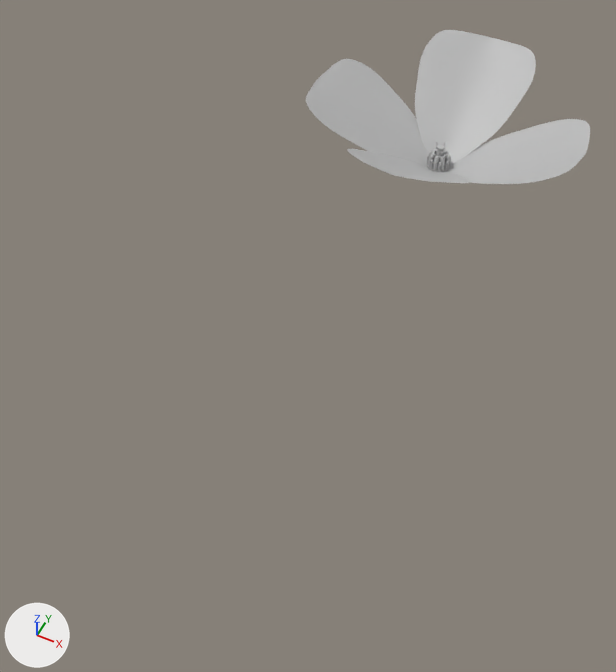
The FBX model Assets/_Project/Environment/Foliage/CaliforniaPoppy_Mesh/CaliforniaPoppy.fbx, before and after one commit.
Before and after are seen from a camera (50 mm lens) standing at (4.38, -7.98, 12.81) and looking at (-0.48, 1.75, 0.66). Every picture has the same lights, and +X, +Y and +Z are marked at lower left. Where no turn or scale is listed for an object, it has been applied to the vertices.

Objects in the first picture: 'CalfiorniaPoppy'.
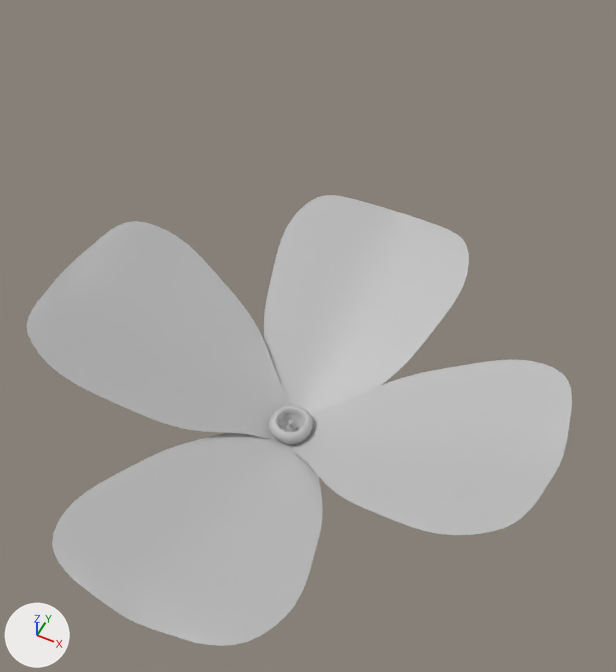
Edits to the bpy script that builds the scene:
```text
Change me_mesh:
    used by ob_calfiorniapoppy; location = (-0.03, 7.43, 1.86)
    remove me_mesh.from_pydata(...)  # 3136 vertices, 3384 faces; spans x -3.05..3.05, y -2.88..2.88, z -0.94..0.85
    add me_mesh.from_pydata(...)  # 1792 vertices, 1660 faces; spans x -4.57..4.58, y -4.79..4.79, z -0.15..2.1
    me_mesh part 1: the loose piece of 253 vertices spanning x -1.28..1.23, y -2.88..-0.16, z -0.93..0.84 is multiplied about its middle by the matrix ((-1.5, 0.0, 0.0), (0.0, -1.458, 0.351), (0.0, 0.351, 1.458)), then moved by (0.0, 4.03, 0.75)
    me_mesh part 2: the loose piece of 253 vertices spanning x -3.05..-0.16, y -1.27..1.23, z -0.94..0.53 is scaled about its middle by 1.5, then moved by (-0.8, 0.05, 1.2)
    me_mesh part 3: the loose piece of 253 vertices spanning x -1.28..1.23, y -2.88..-0.16, z -0.93..0.84 is copied, and the copy is turned 13.5 degrees about the x axis through its middle and scaled by 1.5, then moved by (0.04, -0.99, 0.76); it spans x -1.86..1.9, y -4.79..-0.24, z -0.11..1.59
    me_mesh part 4: the loose piece of 253 vertices spanning x 0.16..3.05, y -1.25..1.19, z -0.94..0.53 is scaled about its middle by 1.5, then moved by (0.81, 0.05, 1.2)
    me_mesh part 5: a new loose piece of 402 vertices spanning x -0.1..0.1, y -0.09..0.11, z -0.06..0.15, in mat_lambert1 (grey #bcbcbc)
    me_mesh part 6: a new loose piece of 378 vertices spanning x -0.4..0.39, y -0.39..0.41, z -0.15..0.2, in mat_lambert1 (grey #bcbcbc)
    me_mesh part 7: 22 loose pieces with 2124 vertices, spanning x -0.27..0.25, y -0.25..0.25, z -0.89..-0.3, are deleted
    me_mesh part 8
    253 vertices are removed from x -1.33..1.3, y 0.16..2.88, z -0.92..0.85
    216 faces are deleted
Change ob_calfiorniapoppy:
    ob_calfiorniapoppy.location: (-0.03, 7.43, 1.86) -> (0.0, 0.09, 0.07)
```

What differs and where, as boxes [x1, y1, x2, y2] in the pictures (616 x 672 px; the box of a moved part takes in the faces that stretch with it):
'CalfiorniaPoppy', reshaped, moved (92% wider, 192% taller): before [306, 30, 590, 184]; after [27, 195, 572, 646]
part 1 of me_mesh, moved or reshaped: before [347, 149, 469, 183]; after [264, 195, 469, 418]
part 2 of me_mesh, moved or reshaped: before [306, 59, 429, 168]; after [27, 221, 292, 439]
part 3 of me_mesh, added: after [52, 433, 323, 646]
part 4 of me_mesh, moved or reshaped: before [445, 119, 590, 184]; after [292, 360, 572, 535]
part 5 of me_mesh, added: after [286, 420, 297, 432]
part 6 of me_mesh, added: after [269, 405, 313, 445]
part 7 of me_mesh, deleted: before [427, 142, 451, 172]
part 8 of me_mesh, deleted: before [415, 30, 536, 164]
